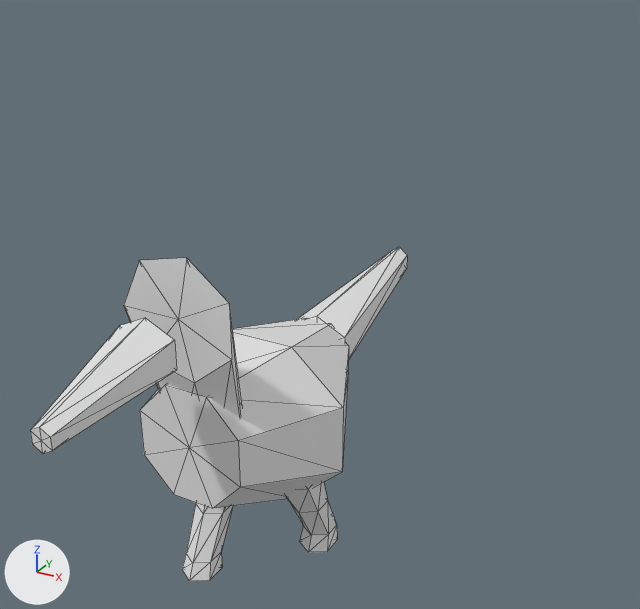
The OBJ model data/animals/pica_pau/walk/2.obj: old version first, new version second.
The view is the same before and after, from a 50 mm camera at (0.48, -0.729, 0.71) aimed at (0.052, 0.049, 0.321). Arrows for +X, +Y and +Z are at lower left; the lights stay in place. The first picture is the older version. Mesh edges are drawn as thin lines. Where no turn or scale is listed for an object, it has been applied to the vertices.

In view in the first picture: 'pica_pau_walk_2'.
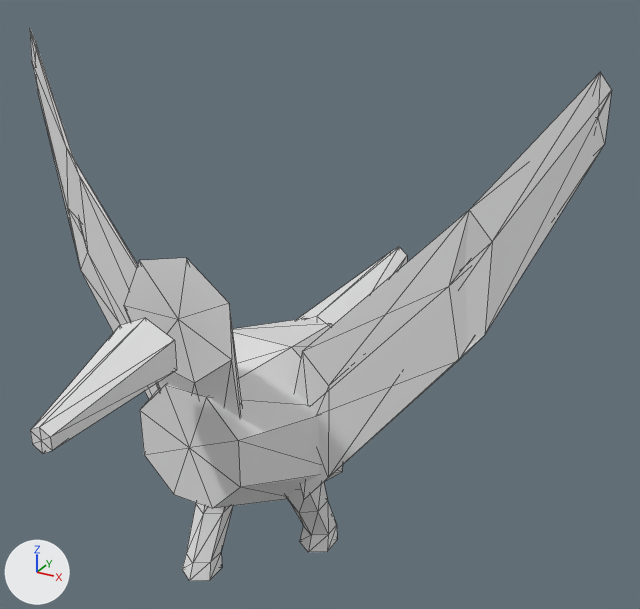
Pixel boxes (x1, y1, x2, y2) of what changed, in the pictures (640 x 609 px):
'pica_pau_walk_2', reshaped (54% wider, 65% taller)
    before: (30, 247, 407, 581)
    after: (30, 29, 612, 581)
part 1 of me_pica_pau_walk_2, added
    after: (30, 29, 158, 399)
part 2 of me_pica_pau_walk_2, added
    after: (295, 72, 612, 499)

What the commit changed:
me_pica_pau_walk_2 is used by ob_pica_pau_walk_2; location (0.0, 0.0, 0.0).
me_pica_pau_walk_2 had 122 vertices, 220 faces and spanned x -0.106..0.106, y -0.32..0.334, z 0.0..0.43.
me_pica_pau_walk_2 now has 156 vertices, 280 faces and spans x -0.333..0.331, y -0.32..0.334, z 0.0..0.591.
me_pica_pau_walk_2 part 1: a new loose piece of 17 vertices spanning x -0.333..-0.065, y -0.038..0.045, z 0.126..0.591.
me_pica_pau_walk_2 part 2: a new loose piece of 17 vertices spanning x 0.06..0.331, y -0.039..0.045, z 0.126..0.591.
